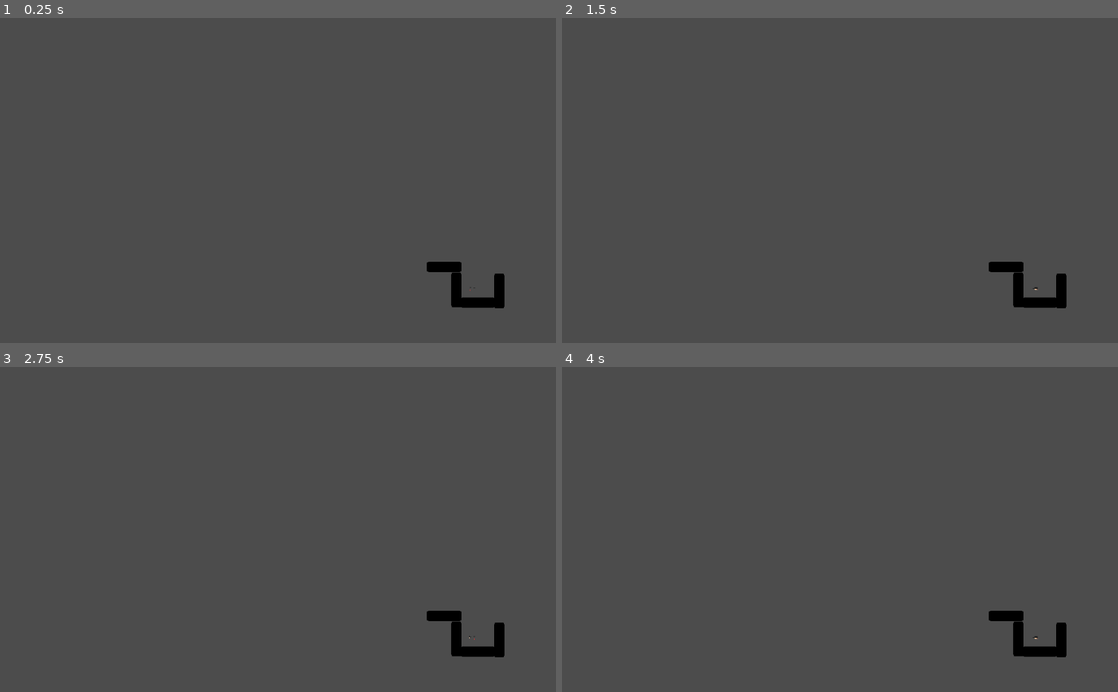
Above: before the commit, frames 1-4 (two rows, left to right).
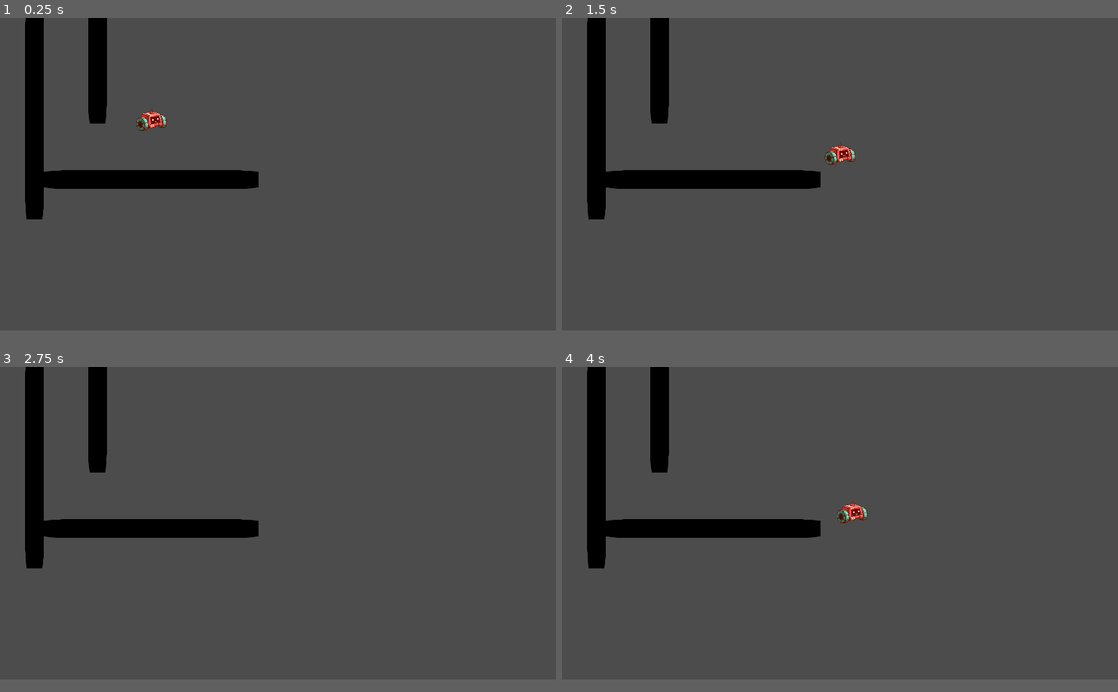
Above: after the commit, the same moments.

Repository: davifoox/coffee-break
Game: Godot game, scene res://scenes/Main.tscn
Two runs of this game, one before a commit and one after it. Both use one fixed random seed, a clock stepped at 60 frames per second and the inputs below. The engine's default icon, where the game draws it, is replaced by a stand-in: a white triangle on a blue panel in a dark square. Sound files missing from this copy of the repository are replaced by a short silence.
Inputs:
- Up to frame 1 (0.25 s): no input
- Up to frame 2 (1.5 s): hold Right (right) from 0.53 s (still down); tap Up (jump) at 0.6, 0.77, 1.07, 1.35 s
- Up to frame 3 (2.75 s): tap Up (jump) at 1.52, 1.82, 2.1 s; release Right (right) at 2.03 s; hold Left (left) from 2.03 s (still down)
- Up to frame 4 (4 s): release Left (left) at 2.78 s; hold Right (right) from 2.78 s (still down); tap Up (jump) at 2.85, 3.02, 3.32, 3.6, 3.77 s
The window is 800x468 before the commit and 800x450 after it. Grey fills any space a smaller window leaves; there, only what the larger window draws over its background counts as a difference.

The runs differ from the first frame. In frame 1, 6.4% of the frame differs, in the area x 4-91%, y 0-90%; in frame 2, 6.4%; in frame 3, 6.2%; in frame 4, 6.4%.

Commit message:
Add character sprite, movement fix variables

Diff:
--- a/CoffeeBreak/project.godot
+++ b/CoffeeBreak/project.godot
@@ -18,6 +18,13 @@
 config/name="Coffee Break"
 run/main_scene="res://scenes/Main.tscn"
 config/icon="res://coffee_break_icon275x275.png"
+
+[display]
+
+window/size/width=1920
+window/size/height=1080
+window/stretch/mode="2d"
+window/stretch/aspect="keep"
 
 [input]
 
--- a/CoffeeBreak/scenes/Main.tscn
+++ b/CoffeeBreak/scenes/Main.tscn
@@ -4,59 +4,50 @@
 [ext_resource path="res://icon.png" type="Texture" id=2]
 
 [sub_resource type="RectangleShape2D" id=1]
-extents = Vector2( 32, 10 )
+extents = Vector2( 395.024, 36.9119 )
 
 [node name="Main" type="Node"]
 
 [node name="Player" parent="." instance=ExtResource( 1 )]
-position = Vector2( 870, 502 )
+position = Vector2( 523.186, 267.097 )
 
 [node name="StaticBody2D" type="StaticBody2D" parent="."]
-position = Vector2( 818, 460 )
+position = Vector2( 183.907, 536.371 )
 
 [node name="CollisionShape2D" type="CollisionShape2D" parent="StaticBody2D"]
+position = Vector2( 331.217, 27.075 )
 shape = SubResource( 1 )
 
 [node name="Sprite" type="Sprite" parent="StaticBody2D"]
 modulate = Color( 0, 0, 0, 1 )
-position = Vector2( 0, -0.500001 )
-scale = Vector2( 1, 0.296875 )
+position = Vector2( 337.986, 22.3304 )
+scale = Vector2( 11.5621, 1.01033 )
 texture = ExtResource( 2 )
 
 [node name="StaticBody2D3" type="StaticBody2D" parent="."]
-position = Vector2( 880, 526 )
+position = Vector2( 314.181, 332.609 )
+rotation = -1.5708
 
 [node name="CollisionShape2D" type="CollisionShape2D" parent="StaticBody2D3"]
+position = Vector2( 331.217, 27.075 )
 shape = SubResource( 1 )
 
 [node name="Sprite" type="Sprite" parent="StaticBody2D3"]
 modulate = Color( 0, 0, 0, 1 )
-position = Vector2( 0, -0.500001 )
-scale = Vector2( 1, 0.296875 )
+position = Vector2( 337.986, 22.3304 )
+scale = Vector2( 11.5621, 1.01033 )
 texture = ExtResource( 2 )
 
 [node name="StaticBody2D2" type="StaticBody2D" parent="."]
-position = Vector2( 840, 502 )
+position = Vector2( 141.649, -12.2567 )
 rotation = 1.5708
 
 [node name="CollisionShape2D" type="CollisionShape2D" parent="StaticBody2D2"]
+position = Vector2( 331.217, 27.075 )
 shape = SubResource( 1 )
 
 [node name="Sprite" type="Sprite" parent="StaticBody2D2"]
 modulate = Color( 0, 0, 0, 1 )
-position = Vector2( 0, -0.500001 )
-scale = Vector2( 1, 0.296875 )
+position = Vector2( 337.986, 22.3304 )
+scale = Vector2( 11.5621, 1.01033 )
 texture = ExtResource( 2 )
-
-[node name="StaticBody2D4" type="StaticBody2D" parent="."]
-position = Vector2( 920, 504 )
-rotation = -1.5708
-
-[node name="CollisionShape2D" type="CollisionShape2D" parent="StaticBody2D4"]
-shape = SubResource( 1 )
-
-[node name="Sprite" type="Sprite" parent="StaticBody2D4"]
-modulate = Color( 0, 0, 0, 1 )
-position = Vector2( 0, -0.500001 )
-scale = Vector2( 1, 0.296875 )
-texture = ExtResource( 2 )
--- a/CoffeeBreak/scenes/Player.tscn
+++ b/CoffeeBreak/scenes/Player.tscn
@@ -1,8 +1,7 @@
-[gd_scene load_steps=23 format=2]
+[gd_scene load_steps=22 format=2]
 
 [ext_resource path="res://scripts/Player.gd" type="Script" id=1]
-[ext_resource path="res://sprites/bullet_man_enemy_head.png" type="Texture" id=2]
-[ext_resource path="res://sprites/bullet_man_enemy_body.png" type="Texture" id=3]
+[ext_resource path="res://sprites/player01.png" type="Texture" id=2]
 [ext_resource path="res://audio/sfx/jump.wav" type="AudioStream" id=4]
 [ext_resource path="res://audio/sfx/hit_floor.wav" type="AudioStream" id=5]
 [ext_resource path="res://audio/sfx/step.wav" type="AudioStream" id=6]
@@ -14,218 +13,44 @@
 [ext_resource path="res://audio/sfx/bullet_hit_head.wav" type="AudioStream" id=12]
 
 [sub_resource type="RectangleShape2D" id=1]
-extents = Vector2( 2, 5 )
+extents = Vector2( 28, 20 )
 
 [sub_resource type="Animation" id=2]
 resource_name = "die"
-tracks/0/type = "value"
-tracks/0/path = NodePath("Sprites/SpriteHead:frame")
-tracks/0/interp = 1
-tracks/0/loop_wrap = true
-tracks/0/imported = false
-tracks/0/enabled = true
-tracks/0/keys = {
-"times": PoolRealArray( 0, 0.1, 0.2, 0.3 ),
-"transitions": PoolRealArray( 1, 1, 1, 1 ),
-"update": 1,
-"values": [ 14, 15, 16, 17 ]
-}
-tracks/1/type = "value"
-tracks/1/path = NodePath("Sprites/SpriteBody:position")
-tracks/1/interp = 1
-tracks/1/loop_wrap = true
-tracks/1/imported = false
-tracks/1/enabled = true
-tracks/1/keys = {
-"times": PoolRealArray( 0, 0.5 ),
-"transitions": PoolRealArray( 1, 1 ),
-"update": 0,
-"values": [ Vector2( 0, 0 ), Vector2( -2, 4 ) ]
-}
-tracks/2/type = "value"
-tracks/2/path = NodePath("Sprites/SpriteBody:rotation_degrees")
-tracks/2/interp = 1
-tracks/2/loop_wrap = true
-tracks/2/imported = false
-tracks/2/enabled = true
-tracks/2/keys = {
-"times": PoolRealArray( 0, 0.5 ),
-"transitions": PoolRealArray( 1, 1 ),
-"update": 0,
-"values": [ 0.0, -89.9999 ]
-}
-tracks/3/type = "value"
-tracks/3/path = NodePath("Sprites/SpriteHead:visible")
-tracks/3/interp = 1
-tracks/3/loop_wrap = true
-tracks/3/imported = false
-tracks/3/enabled = true
-tracks/3/keys = {
-"times": PoolRealArray( 0, 0.5 ),
-"transitions": PoolRealArray( 1, 1 ),
-"update": 1,
-"values": [ true, false ]
-}
 
 [sub_resource type="Animation" id=3]
 length = 0.5
-tracks/0/type = "value"
-tracks/0/path = NodePath("Sprites/SpriteHead:frame")
-tracks/0/interp = 1
-tracks/0/loop_wrap = true
-tracks/0/imported = false
-tracks/0/enabled = true
-tracks/0/keys = {
-"times": PoolRealArray( 0 ),
-"transitions": PoolRealArray( 1 ),
-"update": 1,
-"values": [ 13 ]
-}
-tracks/1/type = "value"
-tracks/1/path = NodePath("Sprites/SpriteBody:frame")
-tracks/1/interp = 1
-tracks/1/loop_wrap = true
-tracks/1/imported = false
-tracks/1/enabled = true
-tracks/1/keys = {
-"times": PoolRealArray( 0 ),
-"transitions": PoolRealArray( 1 ),
-"update": 1,
-"values": [ 13 ]
-}
 
 [sub_resource type="Animation" id=4]
 length = 3.0
 loop = true
 step = 0.25
-tracks/0/type = "value"
-tracks/0/path = NodePath("Sprites/SpriteHead:frame")
-tracks/0/interp = 1
-tracks/0/loop_wrap = true
-tracks/0/imported = false
-tracks/0/enabled = true
-tracks/0/keys = {
-"times": PoolRealArray( 0, 0.25, 0.5, 0.75, 1, 1.25, 1.5, 1.75, 2, 2.25, 2.5, 2.75 ),
-"transitions": PoolRealArray( 1, 1, 1, 1, 1, 1, 1, 1, 1, 1, 1, 1 ),
-"update": 1,
-"values": [ 0, 1, 2, 3, 0, 1, 2, 3, 4, 5, 6, 7 ]
-}
-tracks/1/type = "value"
-tracks/1/path = NodePath("Sprites/SpriteBody:frame")
-tracks/1/interp = 1
-tracks/1/loop_wrap = true
-tracks/1/imported = false
-tracks/1/enabled = true
-tracks/1/keys = {
-"times": PoolRealArray( 0, 0.25, 0.5, 0.75, 1, 1.25, 1.5, 1.75, 2, 2.25, 2.5, 2.75 ),
-"transitions": PoolRealArray( 1, 1, 1, 1, 1, 1, 1, 1, 1, 1, 1, 1 ),
-"update": 1,
-"values": [ 0, 1, 2, 3, 0, 1, 2, 3, 4, 5, 6, 7 ]
-}
 
 [sub_resource type="Animation" id=5]
 length = 0.5
-tracks/0/type = "value"
-tracks/0/path = NodePath("Sprites/SpriteHead:frame")
-tracks/0/interp = 1
-tracks/0/loop_wrap = true
-tracks/0/imported = false
-tracks/0/enabled = true
-tracks/0/keys = {
-"times": PoolRealArray( 0 ),
-"transitions": PoolRealArray( 1 ),
-"update": 1,
-"values": [ 12 ]
-}
-tracks/1/type = "value"
-tracks/1/path = NodePath("Sprites/SpriteBody:frame")
-tracks/1/interp = 1
-tracks/1/loop_wrap = true
-tracks/1/imported = false
-tracks/1/enabled = true
-tracks/1/keys = {
-"times": PoolRealArray( 0 ),
-"transitions": PoolRealArray( 1 ),
-"update": 1,
-"values": [ 12 ]
-}
 
 [sub_resource type="Animation" id=6]
 loop = true
 step = 0.25
-tracks/0/type = "value"
-tracks/0/path = NodePath("Sprites/SpriteHead:frame")
-tracks/0/interp = 1
-tracks/0/loop_wrap = true
-tracks/0/imported = false
-tracks/0/enabled = true
-tracks/0/keys = {
-"times": PoolRealArray( 0, 0.25, 0.5, 0.75 ),
-"transitions": PoolRealArray( 1, 1, 1, 1 ),
-"update": 1,
-"values": [ 8, 9, 10, 11 ]
-}
-tracks/1/type = "value"
-tracks/1/path = NodePath("Sprites/SpriteBody:frame")
-tracks/1/interp = 1
-tracks/1/loop_wrap = true
-tracks/1/imported = false
-tracks/1/enabled = true
-tracks/1/keys = {
-"times": PoolRealArray( 0, 0.25, 0.5, 0.75 ),
-"transitions": PoolRealArray( 1, 1, 1, 1 ),
-"update": 1,
-"values": [ 8, 9, 10, 11 ]
-}
 
 [sub_resource type="Animation" id=7]
-tracks/0/type = "value"
-tracks/0/path = NodePath("Sprites/SpriteHead:scale")
-tracks/0/interp = 1
-tracks/0/loop_wrap = true
-tracks/0/imported = false
-tracks/0/enabled = true
-tracks/0/keys = {
-"times": PoolRealArray( 0, 0.1 ),
-"transitions": PoolRealArray( 1, 1 ),
-"update": 0,
-"values": [ Vector2( 1.25, 1 ), Vector2( 1, 1 ) ]
-}
 
 [sub_resource type="Animation" id=8]
-tracks/0/type = "value"
-tracks/0/path = NodePath("Sprites/SpriteHead:scale")
-tracks/0/interp = 1
-tracks/0/loop_wrap = true
-tracks/0/imported = false
-tracks/0/enabled = true
-tracks/0/keys = {
-"times": PoolRealArray( 0, 0.1, 0.5 ),
-"transitions": PoolRealArray( 1, 1, 1 ),
-"update": 0,
-"values": [ Vector2( 1, 1 ), Vector2( 0.75, 1 ), Vector2( 1, 1 ) ]
-}
 
 [sub_resource type="RectangleShape2D" id=9]
-extents = Vector2( 1, 4 )
+extents = Vector2( 4, 20 )
 
 [sub_resource type="RectangleShape2D" id=10]
-extents = Vector2( 1, 4 )
+extents = Vector2( 4, 20 )
 
 [node name="Player" type="KinematicBody2D" groups=[
 "player",
 ]]
 script = ExtResource( 1 )
 
-[node name="Sprites" type="Node2D" parent="."]
-
-[node name="SpriteHead" type="Sprite" parent="Sprites"]
+[node name="Sprite" type="Sprite" parent="."]
+z_index = 1
 texture = ExtResource( 2 )
-hframes = 18
-
-[node name="SpriteBody" type="Sprite" parent="Sprites"]
-texture = ExtResource( 3 )
-hframes = 14
 
 [node name="CollisionShape2D" type="CollisionShape2D" parent="."]
 position = Vector2( 0, 3 )
@@ -243,9 +68,6 @@
 [node name="AnimationPlayerEffects" type="AnimationPlayer" parent="."]
 anims/hit_floor = SubResource( 7 )
 anims/jump = SubResource( 8 )
-
-[node name="Position2DGun" type="Position2D" parent="."]
-position = Vector2( 6, 1.5 )
 
 [node name="SFX" type="Node" parent="."]
 
@@ -289,21 +111,23 @@
 wait_time = 0.5
 
 [node name="Area2DLeft" type="Area2D" parent="."]
+position = Vector2( -33, 4 )
 
 [node name="CollisionShape2D" type="CollisionShape2D" parent="Area2DLeft"]
-position = Vector2( -3, 3 )
+position = Vector2( 1, -1 )
 shape = SubResource( 9 )
 
 [node name="Area2DRight" type="Area2D" parent="."]
+position = Vector2( 29, 0 )
 
 [node name="CollisionShape2D" type="CollisionShape2D" parent="Area2DRight"]
 position = Vector2( 3, 3 )
 shape = SubResource( 10 )
 
 [node name="RayCast2DDown" type="RayCast2D" parent="."]
-position = Vector2( 0, 8 )
+position = Vector2( 0, 23 )
 enabled = true
-cast_to = Vector2( 0, 2 )
+cast_to = Vector2( 0, 6 )
 [connection signal="body_entered" from="Area2DLeft" to="." method="_on_Area2DLeft_body_entered"]
 [connection signal="body_exited" from="Area2DLeft" to="." method="_on_Area2DLeft_body_exited"]
 [connection signal="body_entered" from="Area2DRight" to="." method="_on_Area2DRight_body_entered"]
--- a/CoffeeBreak/scripts/Player.gd
+++ b/CoffeeBreak/scripts/Player.gd
@@ -12,11 +12,11 @@
 
 #onready var audio = $AudioStreamPlayer
 
-var speed = 100
-var acc = 30
-var gravity = 800
+var speed = 500
+var acc = 50
+var gravity = 2500
 var velocity = Vector2()
-var jump_force = 200
+var jump_force = 750
 var floor_normal = Vector2(0, -1)
 var current_anim = "idle"
 var alive = true
@@ -131,13 +131,11 @@
 #		return
 
 	if direction == "right":
-		$Sprites/SpriteHead.flip_h = false
-		$Sprites/SpriteBody.flip_h = false
-		$Position2DGun.position = Vector2(6, 1.5)
+		$Sprite.flip_h = true
+		$Sprite.flip_h = true
 	elif direction == "left":
-		$Sprites/SpriteHead.flip_h = true
-		$Sprites/SpriteBody.flip_h = true
-		$Position2DGun.position = Vector2(-6, 1.5)
+		$Sprite.flip_h = false
+		$Sprite.flip_h = false
 
 	current_dir = direction
 
@@ -234,7 +232,7 @@
 			animation_player_effects.play("hit_floor")
 
 func fall_check():
-	if position.y > 300:
+	if position.y > 1080 + 100:
 		alive = false
 		set_physics_process(false)
 		play_sound("die")
@@ -261,9 +259,12 @@
 	yield($TimerLose, "timeout")
 
 func wall_jump(delta):
+
+	var wall_jump_force_mult = 600
+
 	if is_on_floor():
 		jumped = false
-	var wall_jump_force = Vector2((wall_jump_dir) * 150, -jump_force)
+	var wall_jump_force = Vector2((wall_jump_dir) * wall_jump_force_mult, -jump_force)
 	just_wall_jumped_timer_left -= delta
 	has_just_touched_wall_timer_left -= delta
 
@@ -272,8 +273,7 @@
 			velocity.y *= wall_friction
 		has_just_touched_wall_timer_left = has_just_touched_wall_timer
 		wall_jump_dir = 1
-		$Sprites/SpriteBody.flip_h = true
-		$Sprites/SpriteHead.flip_h = true
+		$Sprite.flip_h = true
 		if last_side_collision != "left":
 			last_side_collision = "left"
 			jumped = false
@@ -282,14 +282,13 @@
 			velocity.y *= wall_friction
 		has_just_touched_wall_timer_left = has_just_touched_wall_timer
 		wall_jump_dir = -1
-		$Sprites/SpriteBody.flip_h = false
-		$Sprites/SpriteHead.flip_h = false
+		$Sprite.flip_h = false
 		if last_side_collision != "right":
 			last_side_collision = "right"
 			jumped = false
 		jumped = false
 
-	wall_jump_force = Vector2((wall_jump_dir) * 150, -jump_force)
+	wall_jump_force = Vector2((wall_jump_dir) * wall_jump_force_mult, -jump_force)
 
 	if has_just_touched_wall_timer_left > 0 and !jumped:
 		if !is_on_floor():
Binary file added: CoffeeBreak/sprites/player01.png
Not shown, added: CoffeeBreak/sprites/player01.png.import
